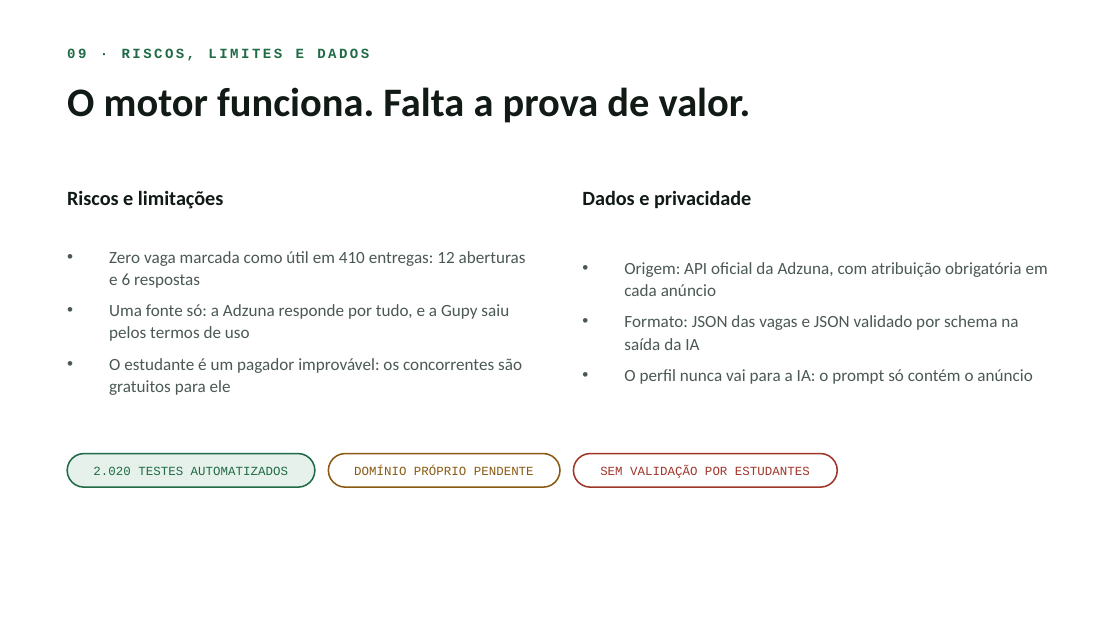
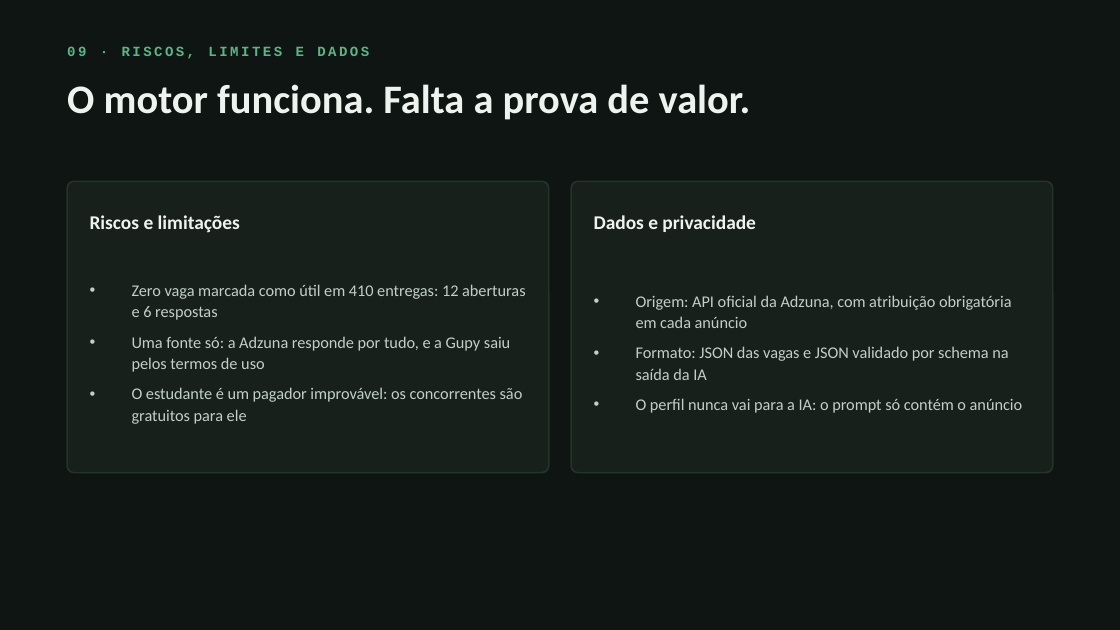
Before and after one commit to RadarEstagio/RadarEstagio, a slide deck: slide 9 of apresentacao/radar-de-estagio-pit.pptx. Drawn at 1120x630 pixels with LibreOffice and Linux fonts; fonts in the diff are those of the drawing. Boxes give left, top, right and bottom in pixels: in the first picture for what was removed or moved away, otherwise in the second. Text is boxed around its words. In the diff, an @@ line names an element or a change of style, - is before the commit and + after.

```diff
--- a/apresentacao/radar-de-estagio-pit.pptx
+++ b/apresentacao/radar-de-estagio-pit.pptx
@@ background #FFFFFF to #0F1512 @@
@@ text "09 · RISCOS, LIMITES E ..." at (67,46,369,59): text colour #1F6B45 to #5CB584 @@
@@ text "O motor funciona. Falta a ..." at (67,84,751,120): text colour #111A15 to #EEF3EF @@
@@ rounded rectangle added at (67,181,549,473), fill #17201A, outline #26332C 1 pt @@
@@ text "Riscos e limitações": place and size @@
-text "Riscos e limitações" at (67,190,223,209)
+text "Riscos e limitações" at (90,215,240,233)
@@ text "Riscos e limitações" at (90,215,240,233): size 13 to 12.5 pt, text colour #111A15 to #EEF3EF; line spacing 1 to 0.95 @@
@@ rounded rectangle added at (571,181,1053,473), fill #17201A, outline #26332C 1 pt @@
@@ text "Dados e privacidade" at (594,215,756,232): size 13 to 12.5 pt, text colour #111A15 to #EEF3EF; line spacing 1 to 0.95 @@
@@ text "Dados e privacidade": place and size @@
-text "Dados e privacidade" at (582,190,751,209)
+text "Dados e privacidade" at (594,215,756,232)
@@ text "Zero vaga marcada como útil ...": place and size @@
-text "Zero vaga marcada como útil ..." at (109,251,526,395)
+text "Zero vaga marcada como útil ..." at (132,284,525,424)
@@ text "Zero vaga marcada como útil ..." at (132,284,525,424): size 11 to 10.5 pt, text colour #4A5952 to #C2CFC7 @@
@@ text "Origem: API oficial da Adzuna, ..." at (636,295,1023,413): size 11 to 10.5 pt, text colour #4A5952 to #C2CFC7 @@
@@ text "Origem: API oficial da Adzuna, ...": place and size @@
-text "Origem: API oficial da Adzuna, ..." at (624,262,1048,384)
+text "Origem: API oficial da Adzuna, ..." at (636,295,1023,413)
@@ rounded rectangle removed at (67,454,315,487) @@
@@ text removed at (93,466,288,475) @@
-2.020 TESTES AUTOMATIZADOS
@@ rounded rectangle removed at (328,454,560,487) @@
@@ text removed at (354,466,534,475) @@
-DOMÍNIO PRÓPRIO PENDENTE
@@ rounded rectangle removed at (573,454,838,487) @@
@@ text removed at (600,466,810,478) @@
-SEM VALIDAÇÃO POR ESTUDANTES
```
Also in this commit, not shown: 9 other slides changed, 1 other file.
